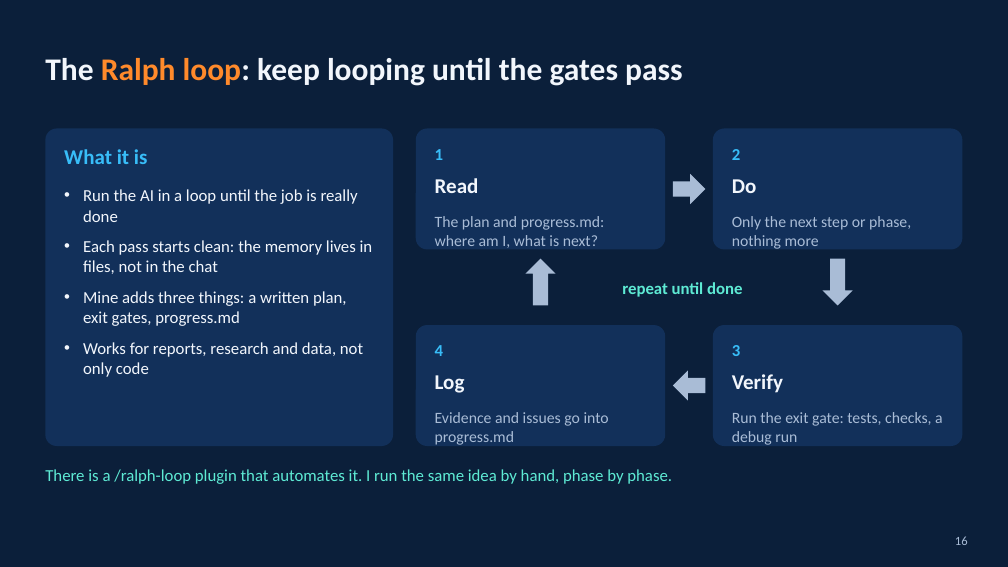
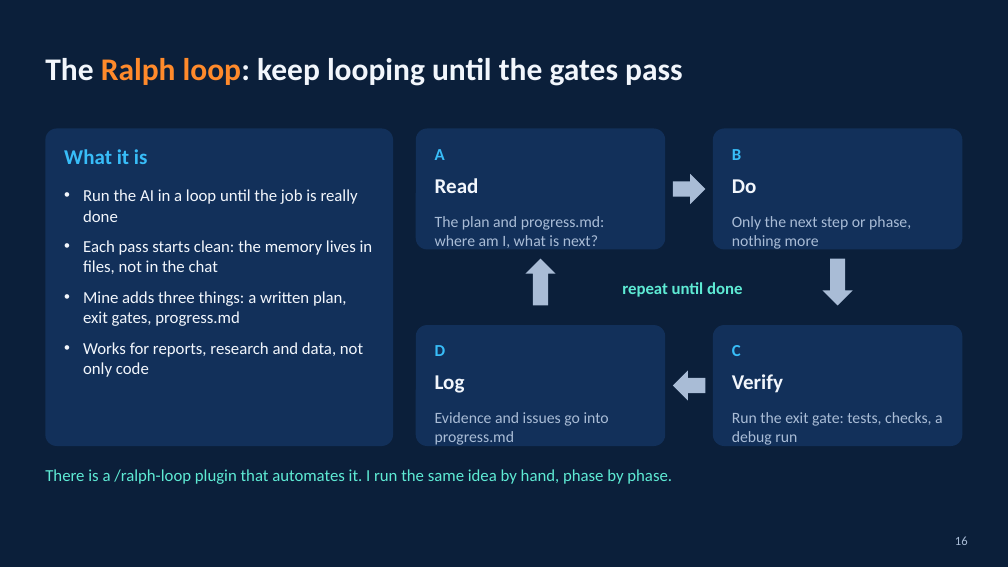
Before and after one commit to HinePo/ai-agent-learning-path, a slide deck: slide 16 of resources/claude_code_vscode_tricks.pptx. Drawn at 1008x567 pixels with LibreOffice and Linux fonts; fonts in the diff are those of the drawing. Boxes give left, top, right and bottom in pixels: in the first picture for what was removed or moved away, otherwise in the second. Text is boxed around its words. In the diff, an @@ line names an element or a change of style, - is before the commit and + after.

```diff
--- a/resources/claude_code_vscode_tricks.pptx
+++ b/resources/claude_code_vscode_tricks.pptx
@@ text at [435,149,445,160]: text changed @@
-1
+A
@@ text at [732,149,741,160]: text changed @@
-2
+B
@@ text at [435,345,446,356]: text changed @@
-4
+D
@@ text at [732,345,741,356]: text changed @@
-3
+C
```
Also in this commit, not shown: 7 other slides changed, 1 other file.
